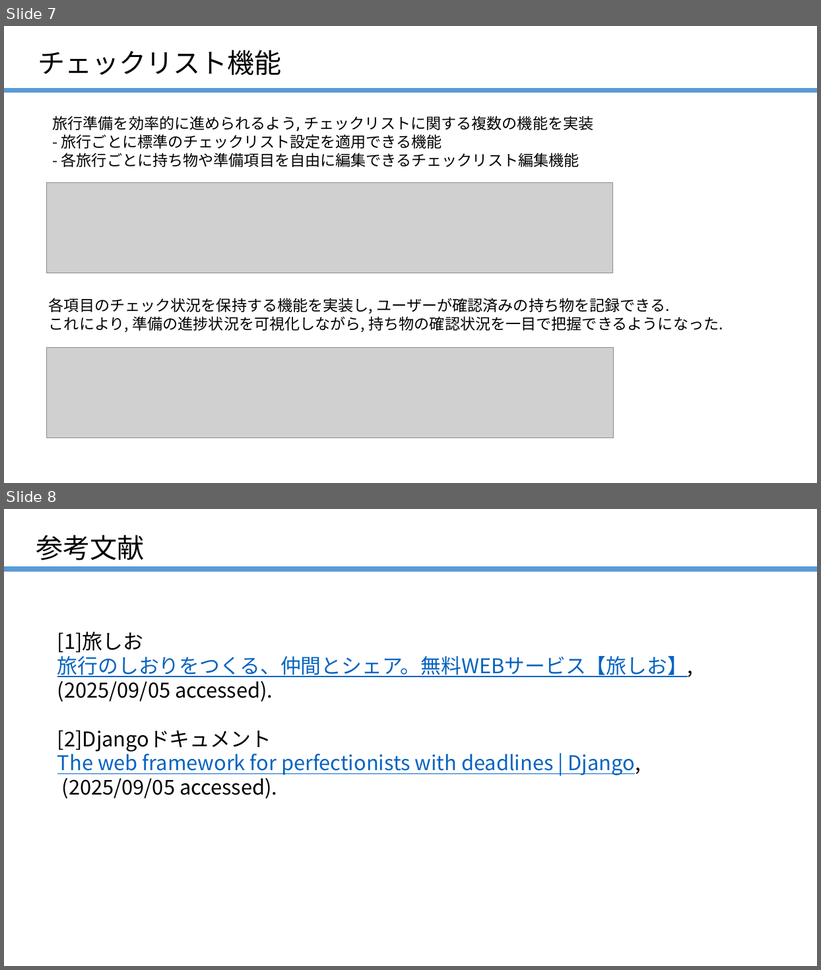
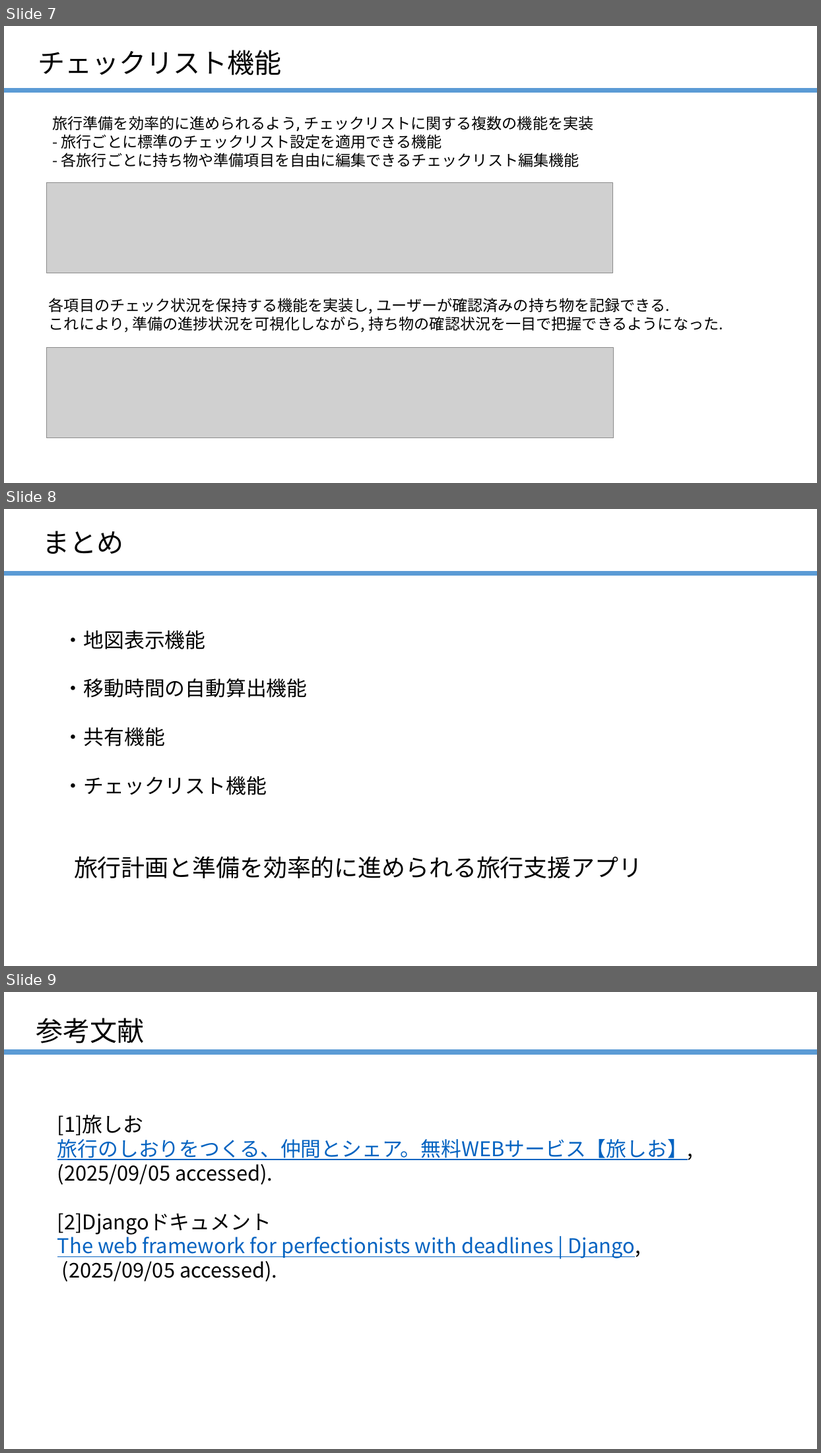
Before and after one commit to Kanon-Yamamoto/my_work_space, a slide deck: handout/kanon.pptx. Shown one above the other, each under a label of ours: slides 7 and 8 before the commit, slides 7, 8 and 9 after it. The pictures are 821x970 and 821x1453 pixels, drawn with LibreOffice and Linux fonts; fonts in the diff are those of the drawing; grey boxes stand for pictures. Boxes give left, top, right and bottom in pixels: in the first picture for what was removed or moved away, otherwise in the second. Text is boxed around its words. In the diff, an @@ line names an element or a change of style, - is before the commit and + after.

```diff
--- a/handout/kanon.pptx
+++ b/handout/kanon.pptx
@@ slide 8 added at <box>4,509,817,966</box>, background #FFFFFF @@
@@ text added at <box>43,531,124,554</box>, 32 pt, text #000000 @@
+まとめ
@@ line added from (4, 574) to (817, 574), #5B9BD5 6 pt @@
@@ text added at <box>63,630,308,795</box>, 24 pt, text #000000 @@
+・地図表示機能
+・移動時間の自動算出機能
+・共有機能
+・チェックリスト機能
@@ text added at <box>74,856,642,879</box>, 28 pt, text #000000 @@
+旅行計画と準備を効率的に進められる旅行支援アプリ
@@ what was slide 8 is now slide 9 @@
```
Also in this commit, not shown: 2 slides removed, 9 other files.
